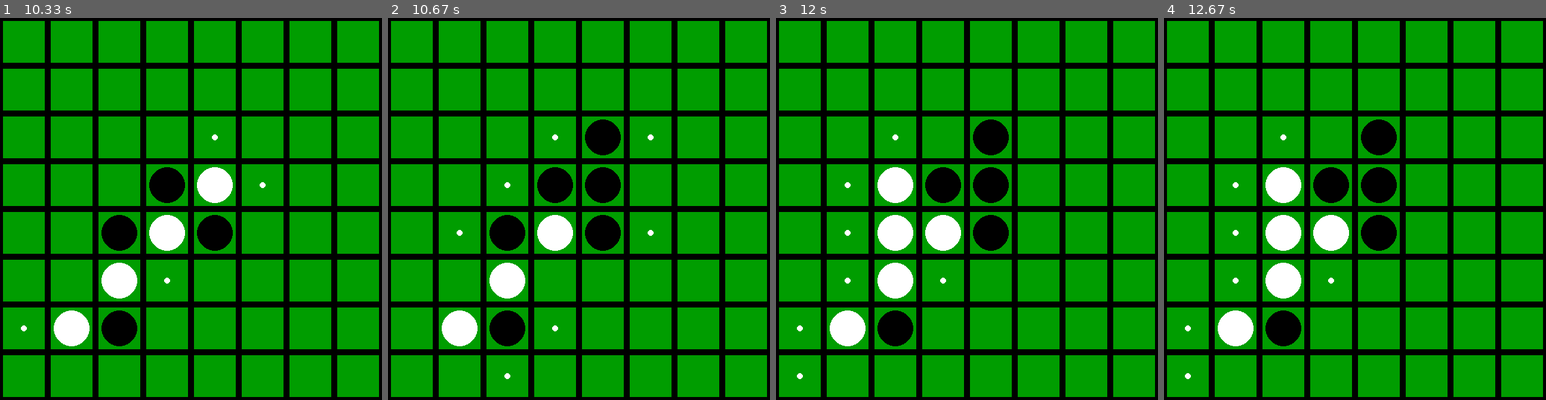
Above: before the commit, frames 1-4 (left to right).
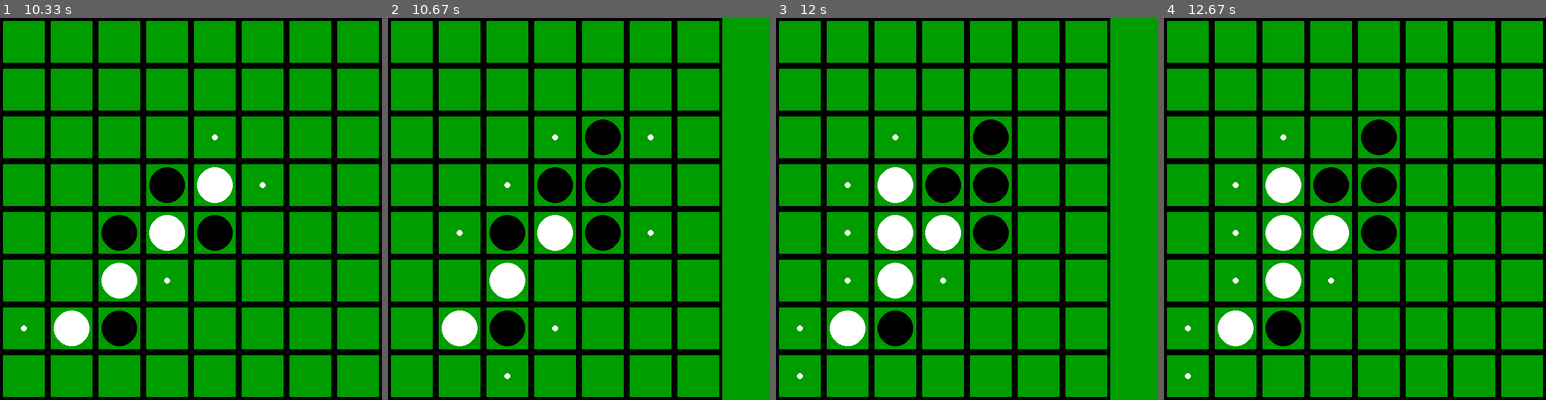
Above: after the commit, the same moments.

Repository: peterhessey/othelloML
Game: pygame game, started from main.py
Same seed, same stepped clock (60 frames per second), same inputs: the game is played once before the commit and once after it.
Inputs (mouse positions are in pixels of both pictures, inside the frame that each line leads up to):
- Up to frame 1 (10.33 s): click (99, 212) at 0.88 s; click (99, 277) at 6.3 s; click (133, 319) at 7.25 s; move the mouse to (76, 350) at 7.57 s; click (76, 350) at 7.72 s
- Up to frame 2 (10.67 s): click (605, 147) at 10.55 s
- Up to frame 3 (12 s): click (871, 170) at 11.88 s
- Up to frame 4 (12.67 s): no input

Frame 1 is identical in both runs. In frame 2, 2.9% of the frame differs, in the area x 87-100%, y 0-100%; in frame 3, 2.9%; in frame 4, nothing differs.

Commit message:
Human object complete (hopefully)

Diff:
--- a/human_player.py
+++ b/human_player.py
@@ -5,6 +5,12 @@
 class Human:
 
     def __init__(self, verbose, board_size):
+        """Initialises human object
+
+        Arguments:
+            verbose {boolean} -- Verbosity of human object
+            board_size {int} -- Size of game board
+        """
         self.verbose = verbose
         self.board_size = board_size
         print('Human board size: %s' % board_size)
@@ -21,25 +27,34 @@
 
 
     def getMove(self, board, valid_moves):
+        """Gets a move from a human player
 
+        Arguments:
+            board {[[chr]]} -- The current board state. Numpy array
+            valid_moves {(int, int)} -- Tuples containing valid moves
+
+        Returns:
+            (int, int) -- Returns selected move, (-1,-1) if player quits
+        """
         self.board = np.copy(board)
         self.markValidMoves(valid_moves)
         self.drawBoard()
 
         move = (-1,-1)
-        game_running = True
+        game_quit = False
 
-        while move not in valid_moves and game_running:
+        while move not in valid_moves and not game_quit:
             for event in pygame.event.get():
 
                 if event.type == pygame.QUIT:
-                    game_running = False
+                    game_quit = True
+                    break
                 elif event.type == pygame.MOUSEBUTTONDOWN:
                     mouse_input = event.pos
                     move = self.convertClickToMove(mouse_input)
 
 
-        return move, game_running
+        return move
 
 
     def convertClickToMove(self, mouse_input):
@@ -49,37 +64,47 @@
             mouse_input {Mouse input event position} -- The coordinates of the click on screen
 
         Returns:
-            [(Integer, Integer)] -- The coordinates of the square the user clicked
+            (Integer, Integer) -- The coordinates of the square the user clicked
         """
         move = (math.floor(mouse_input[0]/80), math.floor(mouse_input[1]/80))
         return move
 
 
     def markValidMoves(self, valid_move_squares):
+        """Simply marks the board array with the valid moves, used for drawing the board with valid moves disiplayed.
 
+        Arguments:
+            valid_move_squares {[(int,int)]} -- Array of valid move tuples
+        """
         for move in valid_move_squares:
             self.board[move[0]][move[1]] = 'v'
 
 
     def drawBoard(self):
+        """Use pygame library functions to display the board visually.
+        """
+        self.game_window.fill((0,157,0))
+        for i in range(self.board_size):
+            for j in range(self.board_size):
+                rect = pygame.Rect(i*80,j*80,80,80)
+                pygame.draw.rect(self.game_window, (0,0,0), rect, 5)
 
-            self.game_window.fill((0,157,0))
-            for i in range(self.board_size):
-                for j in range(self.board_size):
-                    rect = pygame.Rect(i*80,j*80,80,80)
-                    pygame.draw.rect(self.game_window, (0,0,0), rect, 5)
+                piece_val = self.board[i][j]
 
-                    piece_val = self.board[i][j]
-
-                    if piece_val == 'w':
-                        pygame.draw.circle(self.game_window, (255,255,255), (i * 80 + 40, j * 80 + 40), 30)
-                    elif piece_val == 'd':
-                        pygame.draw.circle(self.game_window, (0,0,0), (i * 80 + 40, j * 80 + 40), 30)
-                    elif piece_val == 'v':
-                        pygame.draw.circle(self.game_window, (255,255,255), (i * 80 + 40, j * 80 + 40), 5, 0)
+                if piece_val == 'w':
+                    pygame.draw.circle(self.game_window, (255,255,255),
+                                        (i * 80 + 40, j * 80 + 40), 30)
+                elif piece_val == 'd':
+                    pygame.draw.circle(self.game_window, (0,0,0),
+                                        (i * 80 + 40, j * 80 + 40), 30)
+                elif piece_val == 'v':
+                    pygame.draw.circle(self.game_window, (255,255,255),
+                                        (i * 80 + 40, j * 80 + 40), 5, 0)
 
 
             pygame.display.update()
 
     def quitGame(self):
+        """Quits the game for the user
+        """
         pygame.quit()
--- a/othello_v2.py
+++ b/othello_v2.py
@@ -96,21 +96,19 @@
 
 
             if self.dark_turn:
-                move, game_running = self.dark_player.getMove(self.board, valid_moves.keys())
+                move = self.dark_player.getMove(self.board, valid_moves.keys())
                 if self.verbose:
                     print("Dark player picked move: %s" % str(move))
             else:
-                move, game_running = self.white_player.getMove(self.board, valid_moves.keys())
+                move = self.white_player.getMove(self.board, valid_moves.keys())
                 if self.verbose:
                     print("White player picked move: %s" % str(move))
 
             if move == (-1,-1):
-                continue
+                game_running = False
 
 
             self.makeMove(move, valid_moves[move])
-            print("Board after move has been made:")
-            print(self.board)
             self.nextTurn()
 
         winning_player = self.getWinner()
